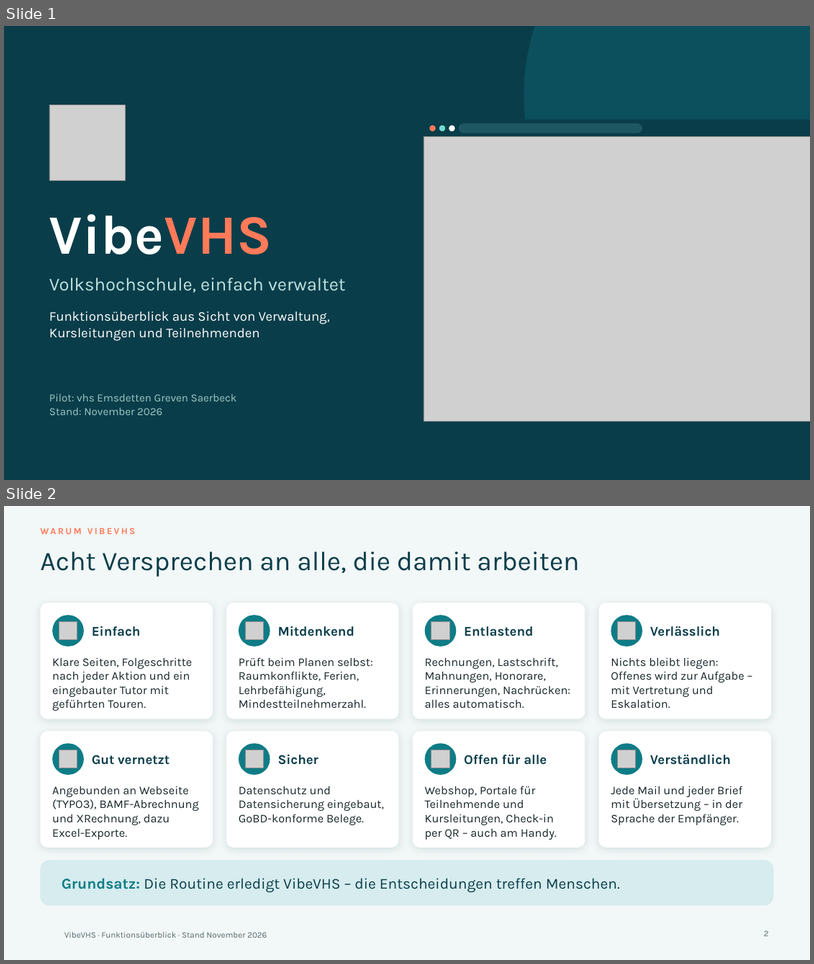
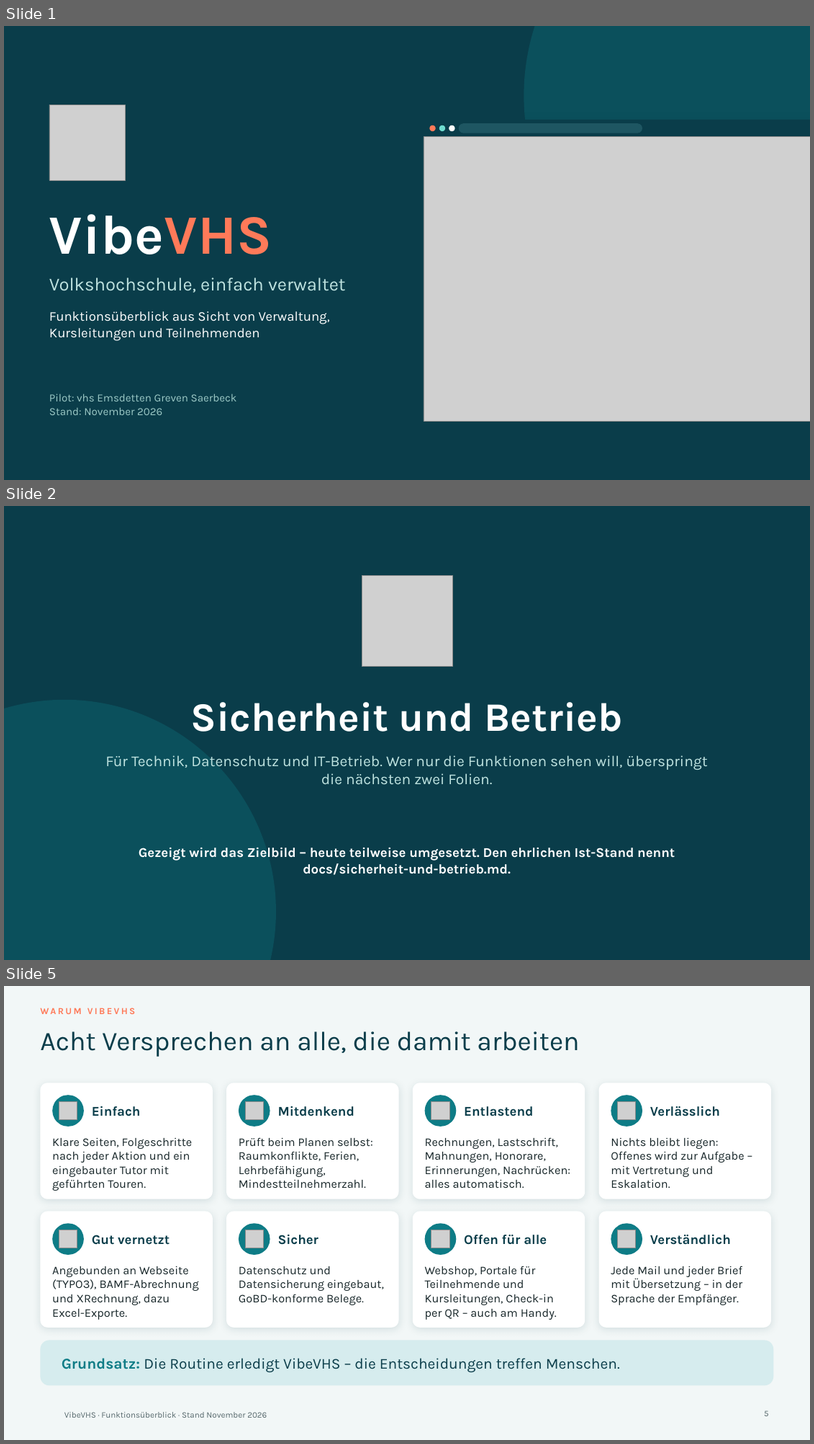
Before and after one commit to klaus-liebler/vibevhs, a slide deck: docs/praesentation/VibeVHS-Praesentation.pptx. Shown one above the other, each under a label of ours: slides 1 and 2 before the commit, slides 1, 2 and 5 after it; the slides between them are not shown. The pictures are 814x964 and 814x1444 pixels, drawn with LibreOffice and Linux fonts; fonts in the diff are those of the drawing; grey boxes stand for pictures; background and template pictures are left out. Boxes give left, top, right and bottom in pixels: in the first picture for what was removed or moved away, otherwise in the second. Text is boxed around its words. In the diff, an @@ line names an element or a change of style, - is before the commit and + after.

```diff
--- a/docs/praesentation/VibeVHS-Praesentation.pptx
+++ b/docs/praesentation/VibeVHS-Praesentation.pptx
@@ slide 2 added at <box>4,506,810,960</box>, background #0A3D4A @@
@@ picture added at <box>362,576,453,667</box> @@
@@ ellipse added at <box>4,700,276,960</box>, fill #0E7C86 at 30% opacity @@
@@ text added at <box>191,702,622,731</box>, 48 pt, text #FFFFFF, bold @@
+Sicherheit und Betrieb
@@ text added at <box>106,755,708,784</box>, 18 pt, text #BFE3E0 @@
+Für Technik, Datenschutz und IT-Betrieb. Wer nur die Funktionen sehen will, überspringt die nächsten zwei Folien.
@@ text added at <box>139,847,675,875</box>, 16 pt, text #FFFFFF, bold @@
+Gezeigt wird das Zielbild – heute teilweise umgesetzt. Den ehrlichen Ist-Stand nennt docs/sicherheit-und-betrieb.md.
@@ what was slide 2 is now slide 5 @@
@@ page number at <box>764,1410,769,1416</box>: text changed @@
-2
+5
```
Also in this commit, not shown: 2 other slides added, 2 other files.
